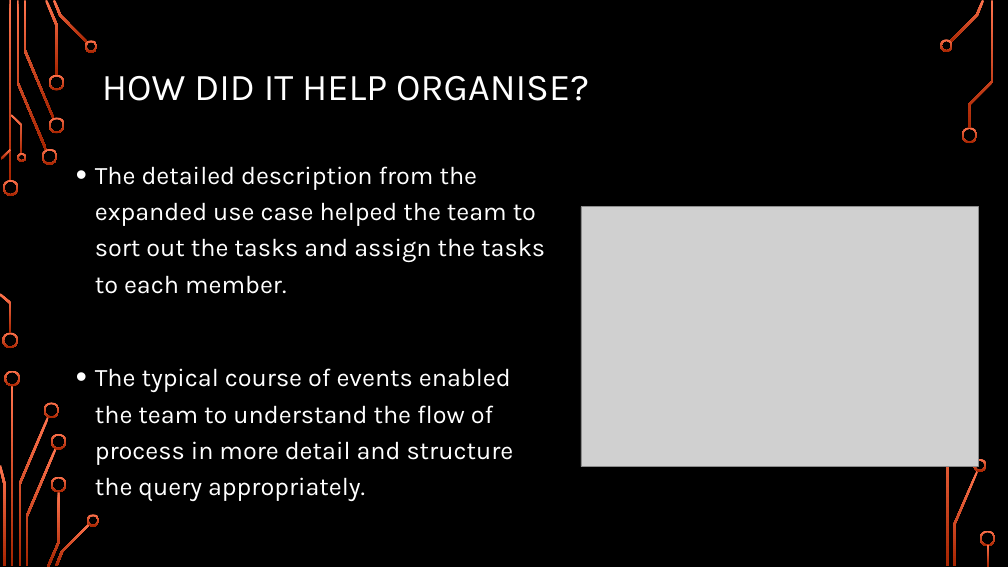
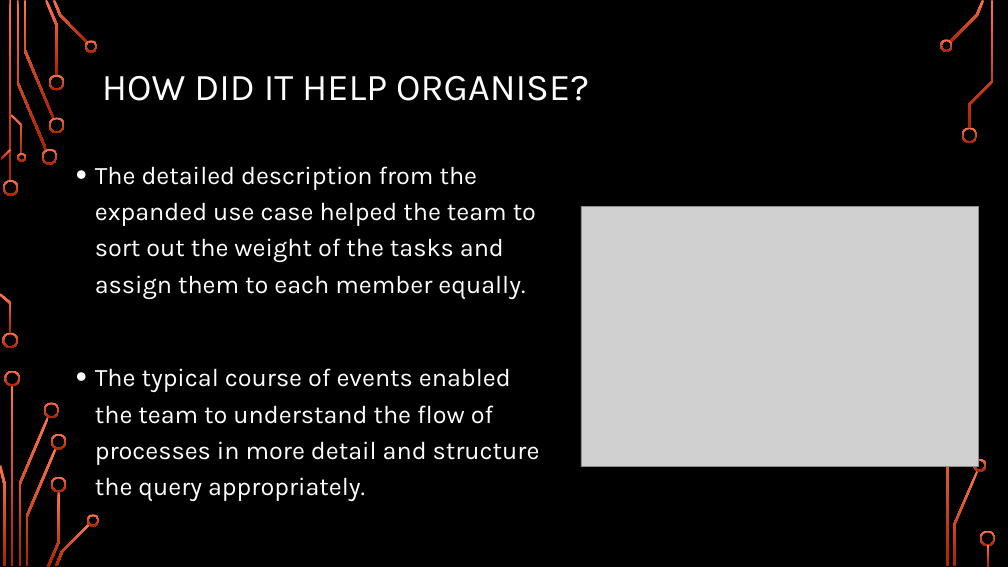
Before and after one commit to CodeBreaker707/Software-Systems-Development, a slide deck: slide 5 of Topic 2 - AE1.pptx. Drawn at 1008x567 pixels with LibreOffice and Linux fonts; fonts in the diff are those of the drawing; grey boxes stand for pictures; background and template pictures are left out. Boxes give left, top, right and bottom in pixels: in the first picture for what was removed or moved away, otherwise in the second. Text is boxed around its words. In the diff, an @@ line names an element or a change of style, - is before the commit and + after.

```diff
--- a/Topic 2 - AE1.pptx
+++ b/Topic 2 - AE1.pptx
@@ text at box(95, 166, 540, 502): text changed @@
-• The detailed description from the expanded use case helped the team to sort out the tasks and assign the tasks to each member.
-• The typical course of events enabled the team to understand the flow of process in more detail and structure the query appropriately.
+• The detailed description from the expanded use case helped the team to sort out the weight of the tasks and assign them to each member equally.
+• The typical course of events enabled the team to understand the flow of processes in more detail and structure the query appropriately.
```
Also in this commit, not shown: 2 other slides changed, 4 other files.
